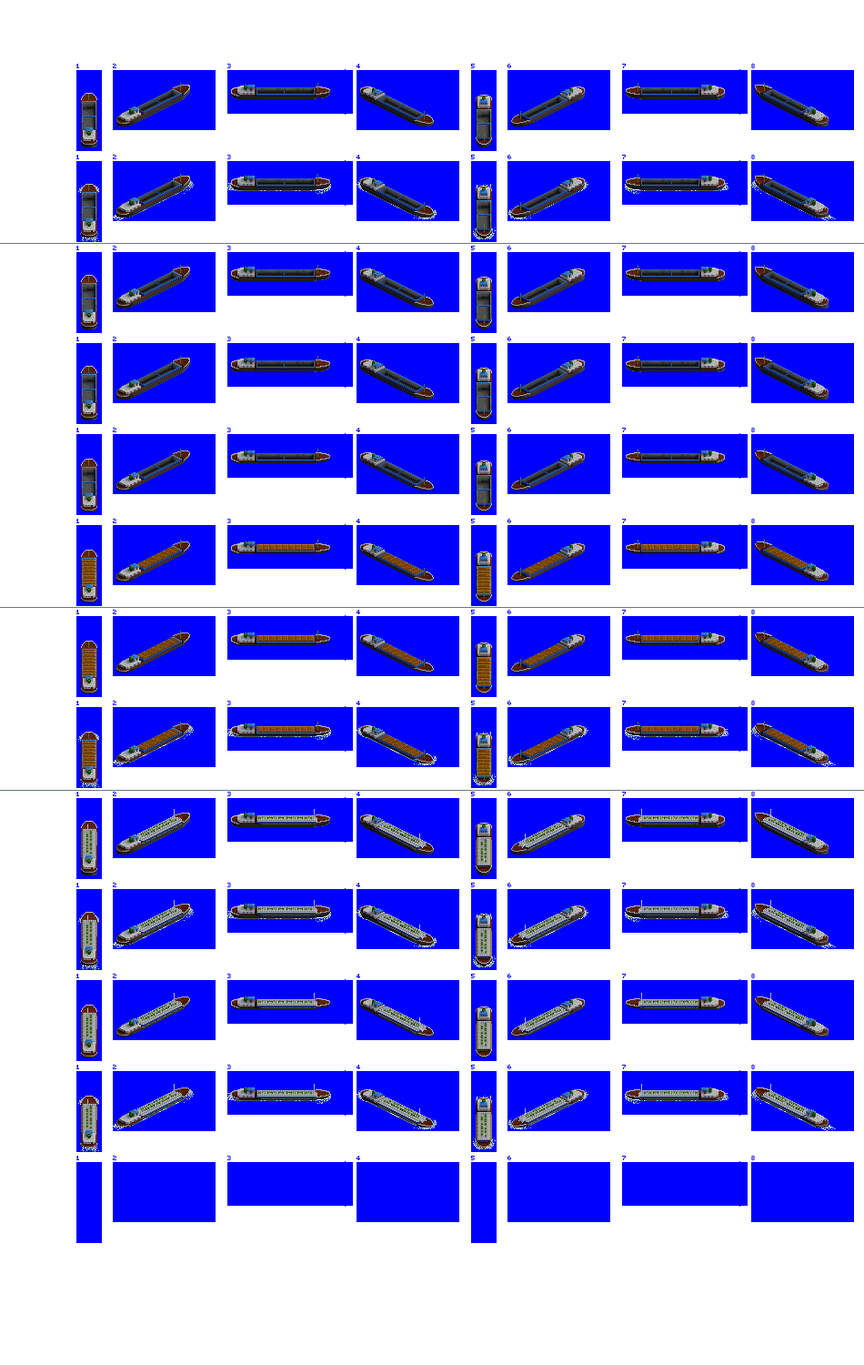
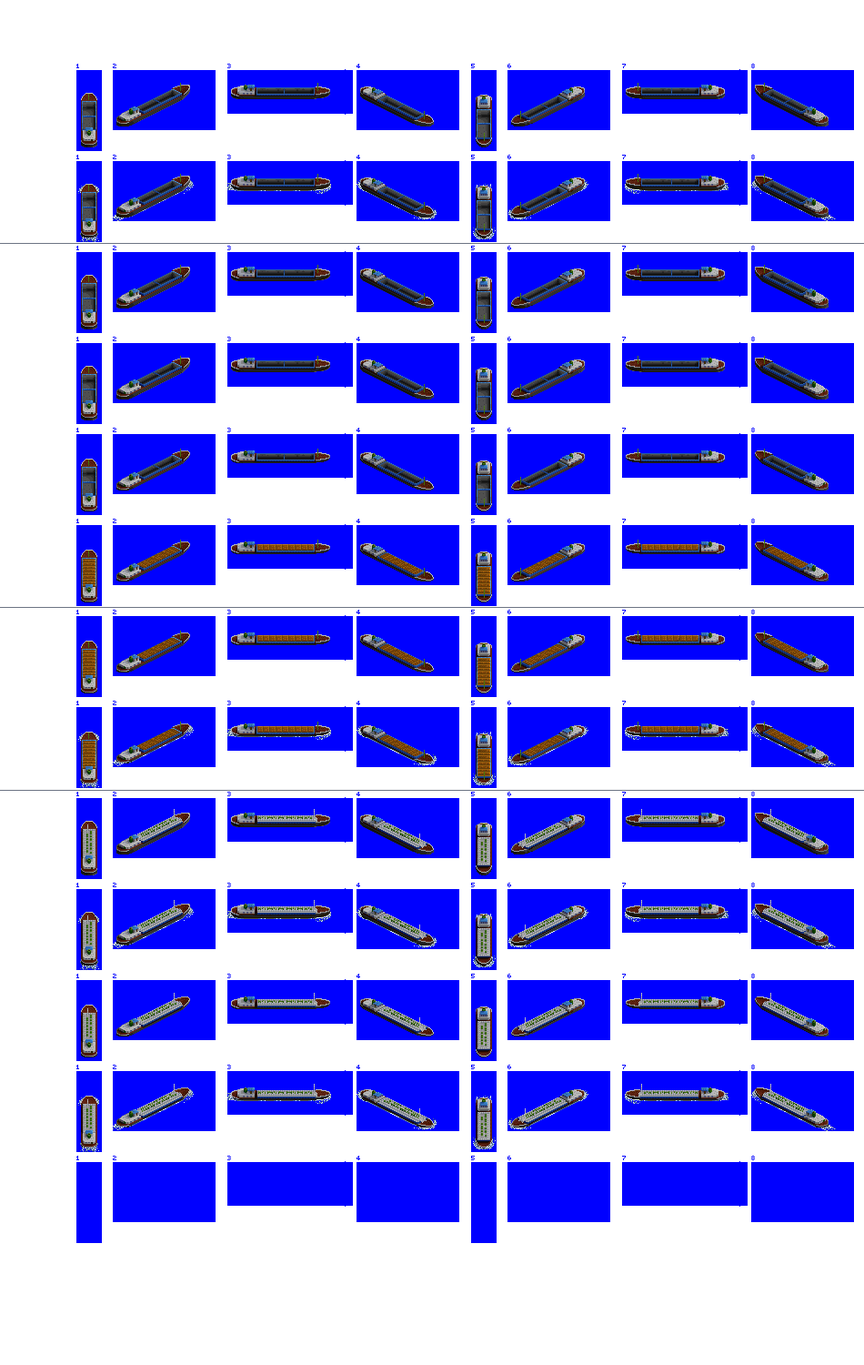
Comparing the layer stacks of the two 864px x 1365px images. Changes:
renamed "Deck Overlay" to "Tanker Overlay", painted on it over (80, 816, 801, 1141)
painted on "Large River Boat" over (81, 816, 700, 1142)
